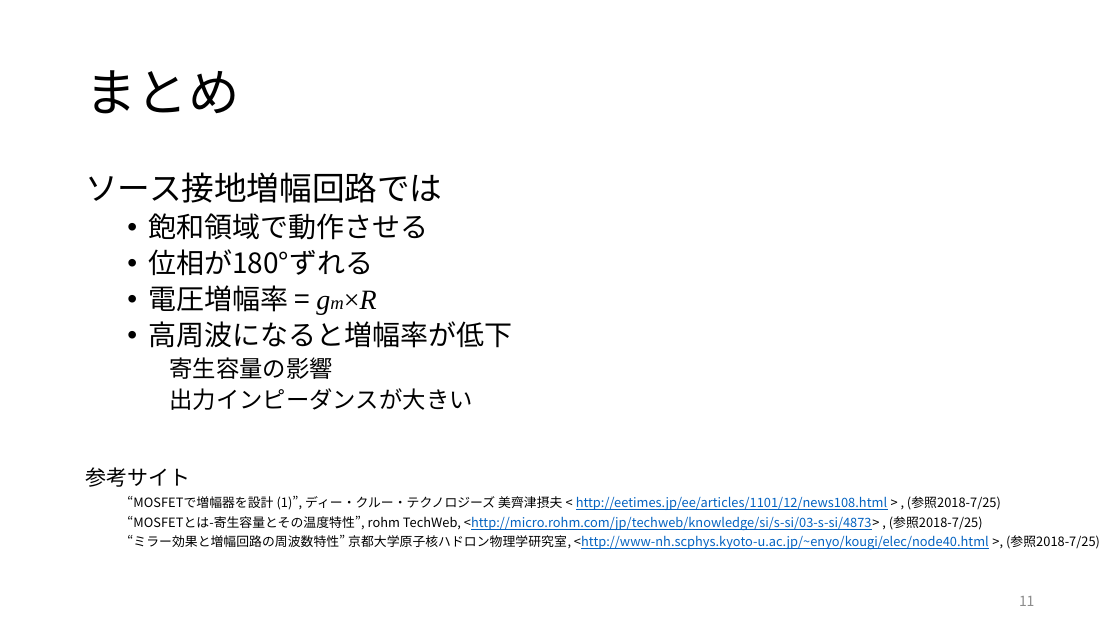
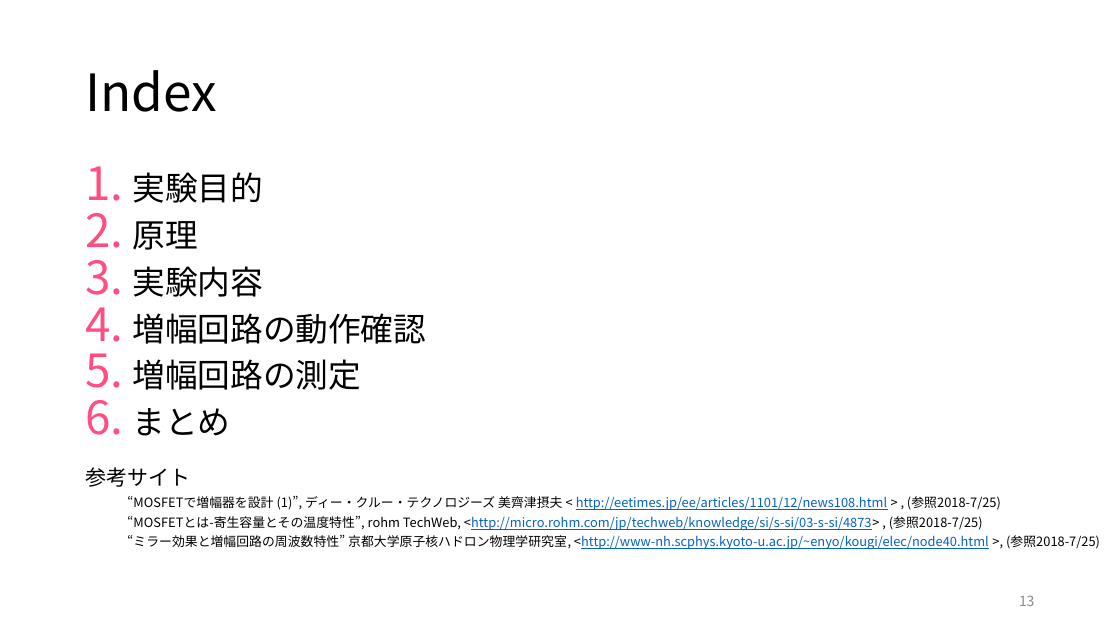
Before and after one commit to yoidea/design_project, a slide deck: slide 13 of design_project1.pptx (slide 11 before the commit). Drawn at 1120x630 pixels with LibreOffice and Linux fonts; fonts in the diff are those of the drawing. Boxes give left, top, right and bottom in pixels: in the first picture for what was removed or moved away, otherwise in the second. Text is boxed around its words. In the diff, an @@ line names an element or a change of style, - is before the commit and + after.

Commit message:
Add some

```diff
--- a/design_project1.pptx
+++ b/design_project1.pptx
@@ title at (85, 70, 217, 112): text changed @@
-まとめ
+Index
@@ text at (133, 172, 427, 436): text changed; size 24 to 28 pt @@
-ソース接地増幅回路では
-  • 飽和領域で動作させる
-  • 位相が180°ずれる
-  • 電圧増幅率 = gm×R
-  • 高周波になると増幅率が低下
-    寄生容量の影響
-    出力インピーダンスが大きい
+1. 実験目的
+2. 原理
+3. 実験内容
+4. 増幅回路の動作確認
+5. 増幅回路の測定
+6. まとめ
@@ page number at (1019, 595, 1035, 606): text changed @@
-11
+13
```
Also in this commit, not shown: 1 other slide changed, 2 slides added.
